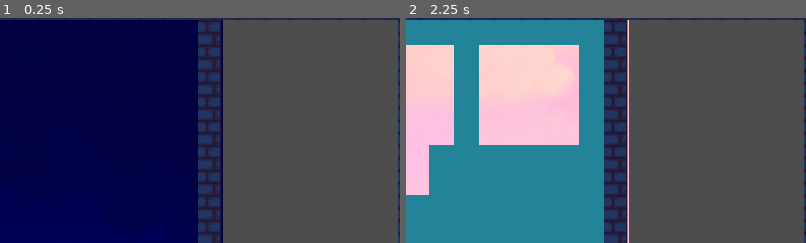
Above: before the commit, frames 1-2 (left to right).
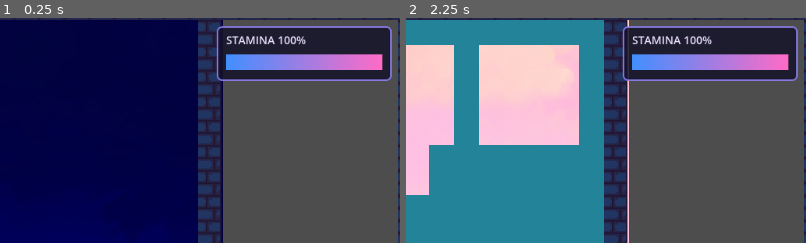
Above: after the commit, the same moments.

Repository: ConanY123/Game-Jam-Drift-MICK
Game: Godot game, scene res://scenes/levels/level-1.tscn
Two runs of this game, one before a commit and one after it. Both use one fixed random seed, a clock stepped at 60 frames per second and the inputs below.
Inputs:
- Up to frame 1 (0.25 s): no input
- Up to frame 2 (2.25 s): tap Enter at 0.5, 2 s; hold D (move_right) 0.53-1.28 s; hold Z (interact) 0.53-1.28 s; tap Space at 0.77, 1.25, 1.52 s; hold S (move_down) 1.28-2.03 s; tap Z (interact) at 1.35 s; hold D (move_right) from 2.03 s (still down); hold C (switch_realm) from 2.03 s (still down)
The pictures show only the part of the screen within x 47-97%, y 5-55%; the shares and areas given below are measured in that part.

The runs differ from the first frame. In frame 1, 10% of the frame differs, in the area x 54-98%, y 3-28%; in frame 2, 11%.

Commit message:
Improve bow, add stamina bar
Currently stamina bar doenst deplete

Diff:
--- /dev/null
+++ b/scenes/ui/stamina_bar.tscn
@@ -0,0 +1,58 @@
+[gd_scene load_steps=5 format=3 uid="uid://dstam1nab4r00"]
+
+[ext_resource type="Script" path="res://scripts/ui/stamina_bar.gd" id="1_stam"]
+
+[sub_resource type="Gradient" id="Gradient_fill"]
+offsets = PackedFloat32Array(0, 1)
+colors = PackedColorArray(0.26, 0.56, 1, 1, 1, 0.42, 0.78, 1)
+
+[sub_resource type="GradientTexture2D" id="GradTex_fill"]
+gradient = SubResource("Gradient_fill")
+width = 200
+height = 20
+
+[sub_resource type="StyleBoxFlat" id="StyleBox_panel"]
+bg_color = Color(0.08, 0.07, 0.16, 0.85)
+border_width_left = 2
+border_width_top = 2
+border_width_right = 2
+border_width_bottom = 2
+border_color = Color(0.55, 0.5, 0.95, 0.9)
+corner_radius_top_left = 6
+corner_radius_top_right = 6
+corner_radius_bottom_right = 6
+corner_radius_bottom_left = 6
+
+[node name="StaminaBar" type="CanvasLayer"]
+layer = 9
+script = ExtResource("1_stam")
+
+[node name="Panel" type="Panel" parent="."]
+offset_left = 760.0
+offset_top = 40.0
+offset_right = 984.0
+offset_bottom = 110.0
+theme_override_styles/panel = SubResource("StyleBox_panel")
+
+[node name="Label" type="Label" parent="Panel"]
+offset_left = 12.0
+offset_top = 8.0
+offset_right = 212.0
+offset_bottom = 28.0
+theme_override_colors/font_color = Color(0.92, 0.88, 1, 1)
+theme_override_font_sizes/font_size = 14
+text = "STAMINA 100%"
+
+[node name="BarBG" type="ColorRect" parent="Panel"]
+clip_contents = true
+offset_left = 12.0
+offset_top = 36.0
+offset_right = 212.0
+offset_bottom = 56.0
+color = Color(0.14, 0.12, 0.22, 1)
+
+[node name="Fill" type="TextureRect" parent="Panel/BarBG"]
+offset_right = 200.0
+offset_bottom = 20.0
+texture = SubResource("GradTex_fill")
+stretch_mode = 3
--- a/scripts/core/level_base.gd
+++ b/scripts/core/level_base.gd
@@ -17,6 +17,7 @@
 
 const ROOMMATE_SCENE := preload("res://scenes/actors/roommate.tscn")
 const RESULT_OVERLAY_SCENE := preload("res://scenes/ui/result_overlay.tscn")
+const STAMINA_BAR_SCENE := preload("res://scenes/ui/stamina_bar.tscn")
 
 var realm := Realm.PHYSICAL
 var roommate: Node2D
@@ -79,6 +80,9 @@
 	var overlay := RESULT_OVERLAY_SCENE.instantiate()
 	add_child(overlay)
 	overlay.call("setup", self)
+	var stamina_bar := STAMINA_BAR_SCENE.instantiate()
+	add_child(stamina_bar)
+	stamina_bar.call("setup", self)
 	AudioManager.play_music(level_number)   # start this level's track (runs on load + every retry)
 	level_won.connect(func(): get_node("/root/LevelManager").call_deferred("advance_level"))
 	queue_redraw()
--- a/scripts/player/player.gd
+++ b/scripts/player/player.gd
@@ -20,7 +20,14 @@
 const ARROW_SCENE := preload("res://scenes/objects/arrow.tscn")
 const SHOOT_COOLDOWN := 0.3  # min seconds between arrows
 
+# Stamina: spent on real-world (physical realm) push actions, scaled by the
+# object's weight. Drifting into the dream and refilling comes later; for now
+# this just drains. emitted as 0..1 fraction so the UI doesn't need the max.
+const MAX_STAMINA := 10.0  # total pushes-worth of a weight-1 object
+signal stamina_changed(fraction: float)
+
 var level: LevelBase
+var stamina := MAX_STAMINA
 var has_moved := false
 var push_target: Pushable
 var push_dir := Vector2i.ZERO
@@ -77,12 +84,15 @@
 	if shoot_cd > 0.0:
 		shoot_cd -= delta
 
-	# Bow drawn: holding interact aims (WASD steer), releasing fires. This takes
-	# over from walking/pushing while the bow is up, so there's no conflict with
-	# the interact key being shared with pushing.
-	if has_bow and _update_bow():
-		queue_redraw()
-		return
+	# Bow + interact key is shared with pushing. Pushing wins when you're pressing
+	# into a pushable box (so you can still clear the real world with the bow in
+	# hand); otherwise holding interact draws the bow and aims (WASD steer),
+	# releasing fires. If we're mid-aim already, keep aiming until the key is
+	# released so a shot doesn't get cancelled by brushing a box.
+	if has_bow and (aiming or not _pressing_into_pushable()):
+		if _update_bow():
+			queue_redraw()
+			return
 
 	var input := Input.get_vector("move_left", "move_right", "move_up", "move_down")
 	var step := input * SPEED * delta
@@ -230,6 +240,29 @@
 		push_timer = 0.0
 		if target.try_push(dir):
 			locked_to = target
+			# Pushing in the real world costs stamina, scaled by weight.
+			if level.realm == LevelBase.Realm.PHYSICAL:
+				_spend_stamina(target.weight)
+
+func _spend_stamina(amount: float) -> void:
+	stamina = clampf(stamina - amount, 0.0, MAX_STAMINA)
+	stamina_changed.emit(stamina / MAX_STAMINA)
+
+# True if a movement key is held and the player is pushing toward a pushable in
+# the current realm. Used to let pushing win over the bow when sharing the key.
+func _pressing_into_pushable() -> bool:
+	var input := Input.get_vector("move_left", "move_right", "move_up", "move_down")
+	if input.length() < 0.1:
+		return false
+	# Probe a short step ahead on each axis for a Pushable in this realm.
+	var probe := SPEED * 0.05  # a fraction of a second of movement
+	for off in [Vector2(signf(input.x) * probe, 0), Vector2(0, signf(input.y) * probe)]:
+		if off == Vector2.ZERO:
+			continue
+		var b := _blocker_in(position + off, level.realm)
+		if b is Pushable and b.realm == level.realm:
+			return true
+	return false
 
 # Returns true while the bow is drawn (so the caller skips walking/pushing).
 # Holding interact draws + aims with the direction keys; releasing fires.
--- /dev/null
+++ b/scripts/ui/stamina_bar.gd
@@ -0,0 +1,38 @@
+class_name StaminaBar
+extends CanvasLayer
+
+# Stamina readout, sitting in the right-hand UI strip (play field is 768px wide;
+# the strip runs 768..1024). Mirrors result_overlay's pattern: the level
+# instantiates this and calls setup(level); we hook the player's
+# stamina_changed signal and resize the gradient fill.
+#
+# Self-contained: it only reads the player's stamina fraction via the signal.
+
+@onready var _fill: TextureRect = $Panel/BarBG/Fill
+@onready var _label: Label = $Panel/Label
+
+const FULL_WIDTH := 200.0  # px width of the bar at 100% (matches the scene)
+const BAR_HEIGHT := 20.0  # bar fill height (matches the scene)
+const LOW_FRACTION := 0.25  # design doc warns around 25%
+
+func setup(level: LevelBase) -> void:
+	# build() runs before the level instantiates this, so the player exists.
+	var player := level.player
+	if player == null:
+		return
+	player.stamina_changed.connect(_on_stamina_changed)
+	# Start showing the current value (full at level start).
+	_on_stamina_changed(player.stamina / Player.MAX_STAMINA)
+
+func _on_stamina_changed(fraction: float) -> void:
+	var f := clampf(fraction, 0.0, 1.0)
+	# The Fill's texture draws at native width (STRETCH_KEEP) anchored left and
+	# the BarBG clips it, so shrinking the rect reveals the gradient left->right.
+	_fill.size = Vector2(FULL_WIDTH * f, BAR_HEIGHT)
+	# Keep the blue->pink gradient; just push toward a warning pink tint when low
+	# so there's still a danger cue without breaking the palette.
+	if f <= LOW_FRACTION:
+		_fill.modulate = Color(1, 0.75, 0.85, 1.0)
+	else:
+		_fill.modulate = Color(1, 1, 1, 1.0)
+	_label.text = "STAMINA %d%%" % roundi(f * 100.0)
Not shown, added: scripts/ui/stamina_bar.gd.uid
